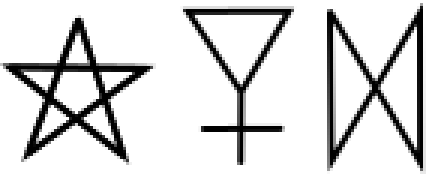
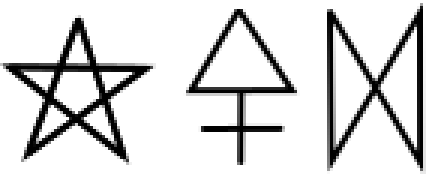
Two versions of the same layered image (426x174). Layer-by-layer changes:
added layer "Pasted Layer" above "Background" over (183, 9, 300, 96)
painted on "Background" over (180, 6, 297, 93)
